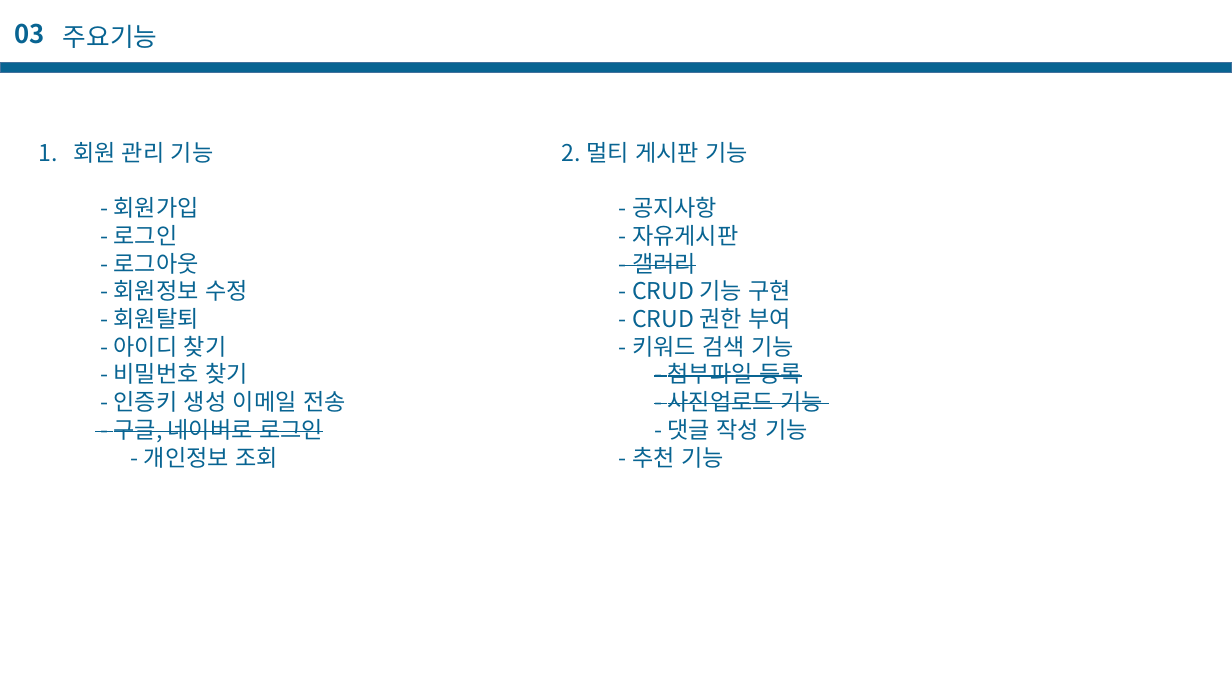
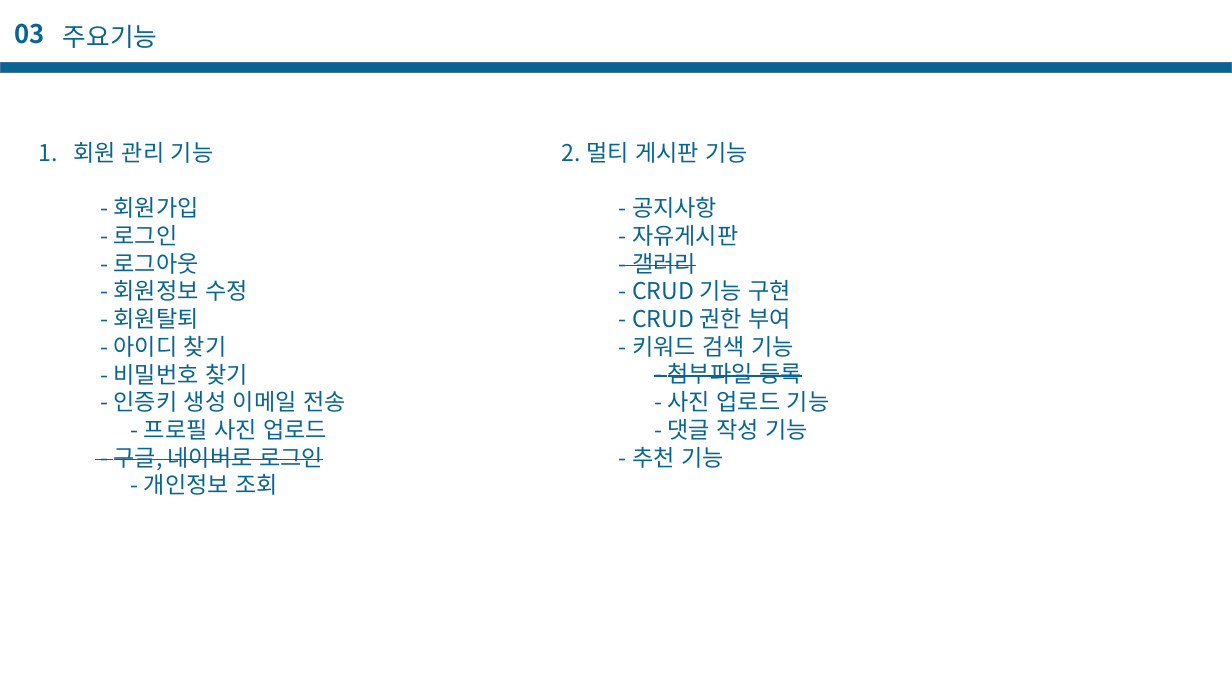
Before and after one commit to casatoo/EducationManager, a slide deck: slide 7 of 프로젝트 기술서.pptx. Drawn at 1232x693 pixels with LibreOffice and Linux fonts; fonts in the diff are those of the drawing. Boxes give left, top, right and bottom in pixels: in the first picture for what was removed or moved away, otherwise in the second. Text is boxed around its words. In the diff, an @@ line names an element or a change of style, - is before the commit and + after.

```diff
--- a/프로젝트 기술서.pptx
+++ b/프로젝트 기술서.pptx
@@ text at (144, 419, 327, 440): paragraph added @@
+- 프로필 사진 업로드
@@ text at (668, 391, 830, 412): spaces changed @@
-- 사진업로드 기능
+- 사진 업로드 기능
```
Also in this commit, not shown: 1 other slide changed, 6 other files.
